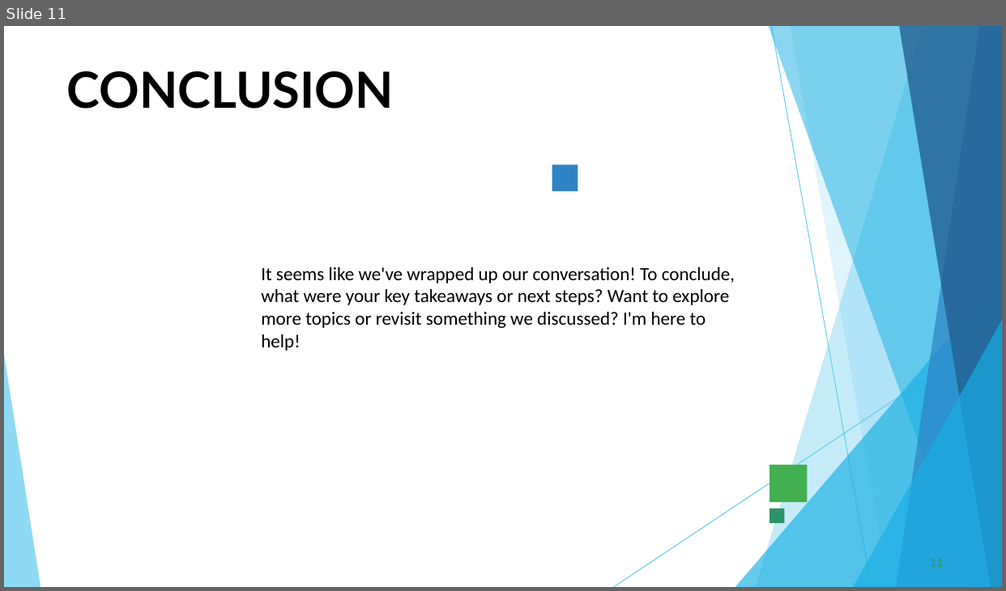
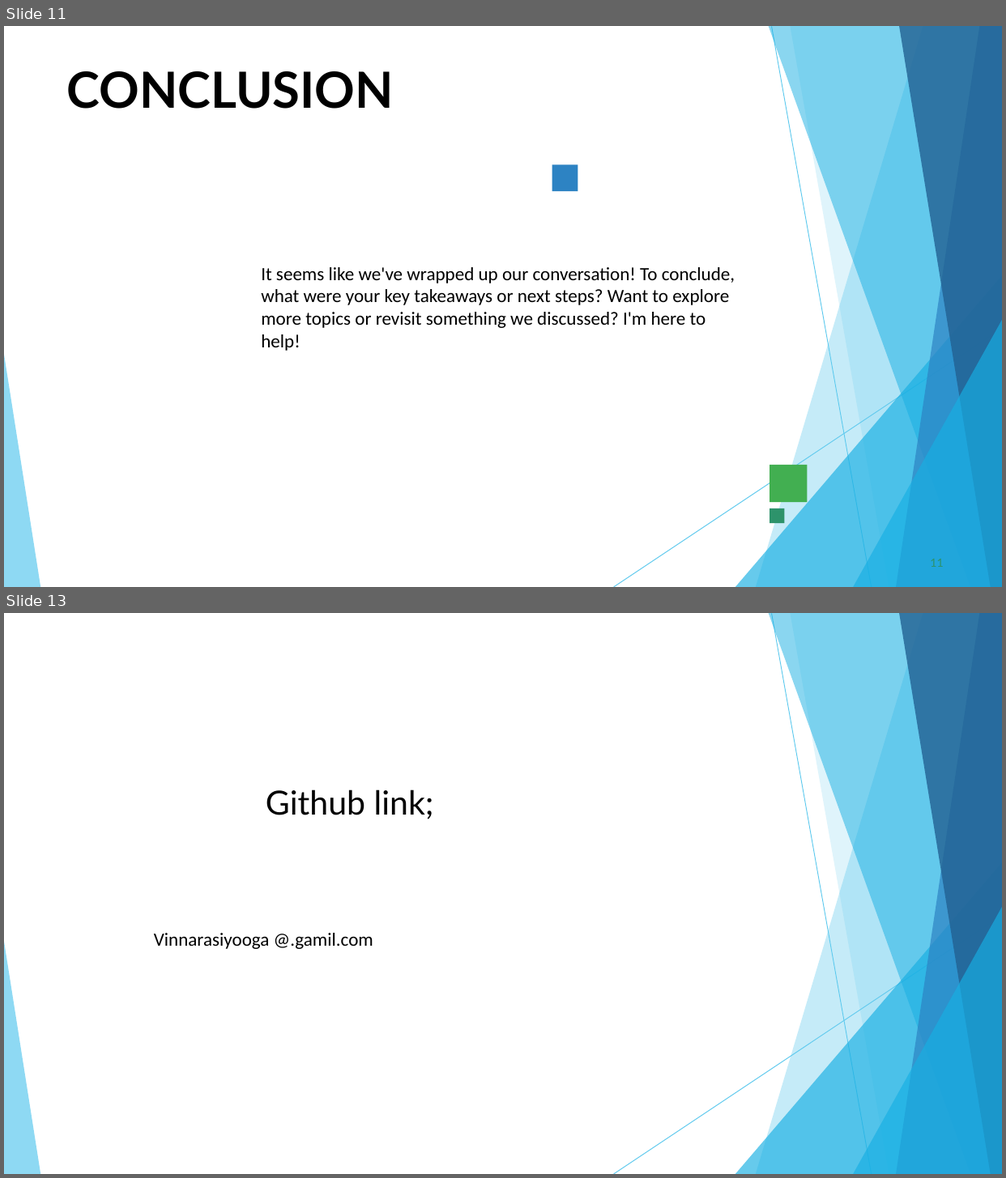
Before and after one commit to vinnarasiyooga-del/Yooga, a slide deck: PPT FWD TNSDC 2025.pptx. Shown one above the other, each under a label of ours: slide 11 before the commit, slides 11 and 13 after it; the slides between them are not shown. The pictures are 1006x591 and 1006x1178 pixels, drawn with LibreOffice and Linux fonts; fonts in the diff are those of the drawing; background and template pictures are left out. Boxes give left, top, right and bottom in pixels: in the first picture for what was removed or moved away, otherwise in the second. Text is boxed around its words. In the diff, an @@ line names an element or a change of style, - is before the commit and + after.

```diff
--- a/PPT FWD TNSDC 2025.pptx
+++ b/PPT FWD TNSDC 2025.pptx
@@ slide 13 added at bbox=[4, 613, 1002, 1174], background #FFFFFF; not listed: 10 template elements that a slide beside it also shows @@
@@ title added at bbox=[266, 790, 434, 820], 32 pt, text #000000 @@
+Github link;
@@ subtitle added at bbox=[154, 933, 373, 949], 18 pt, text #000000 @@
+Vinnarasiyooga @.gamil.com
```
Also in this commit, not shown: 9 other slides changed, 2 other slides added.
